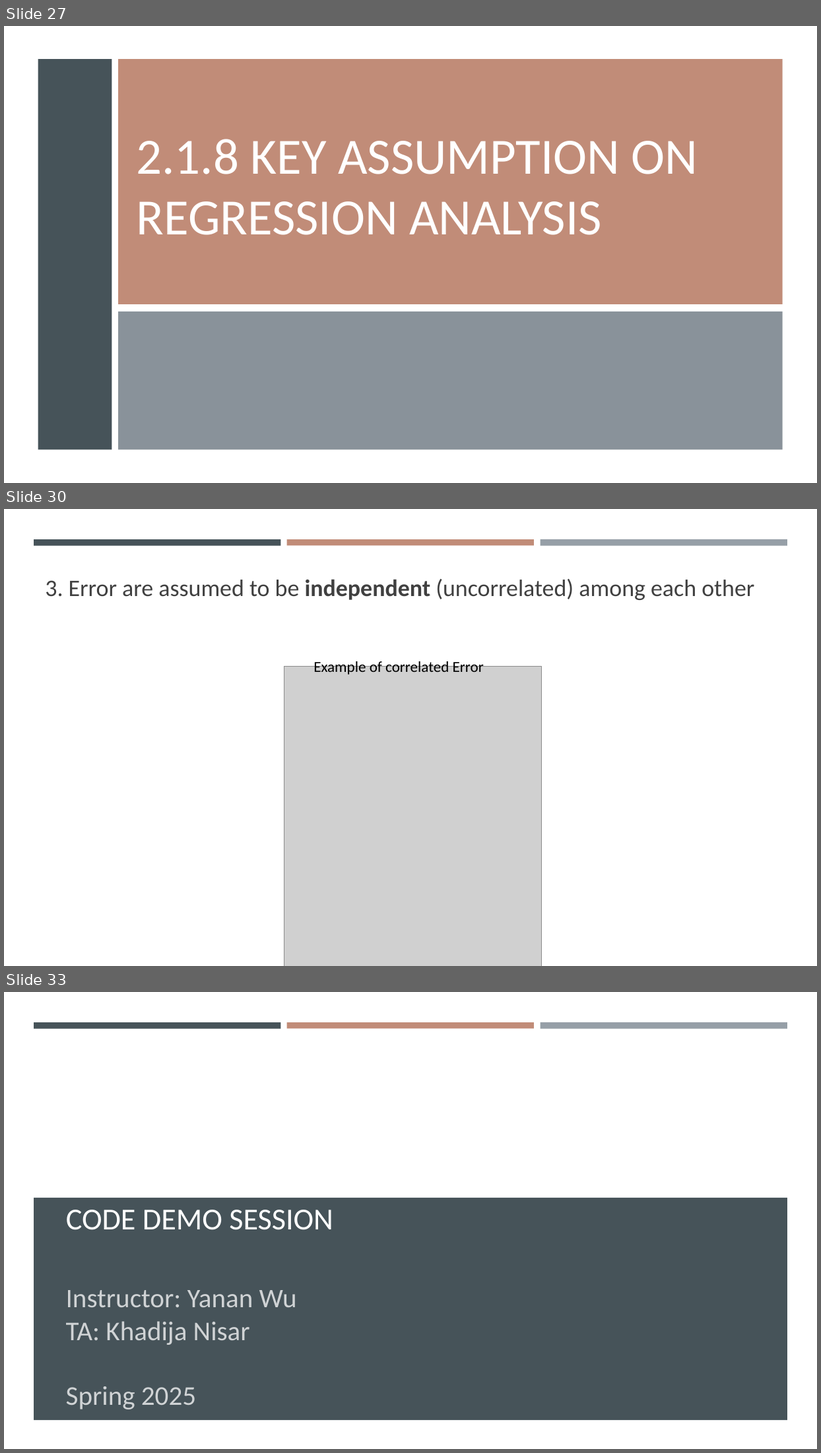
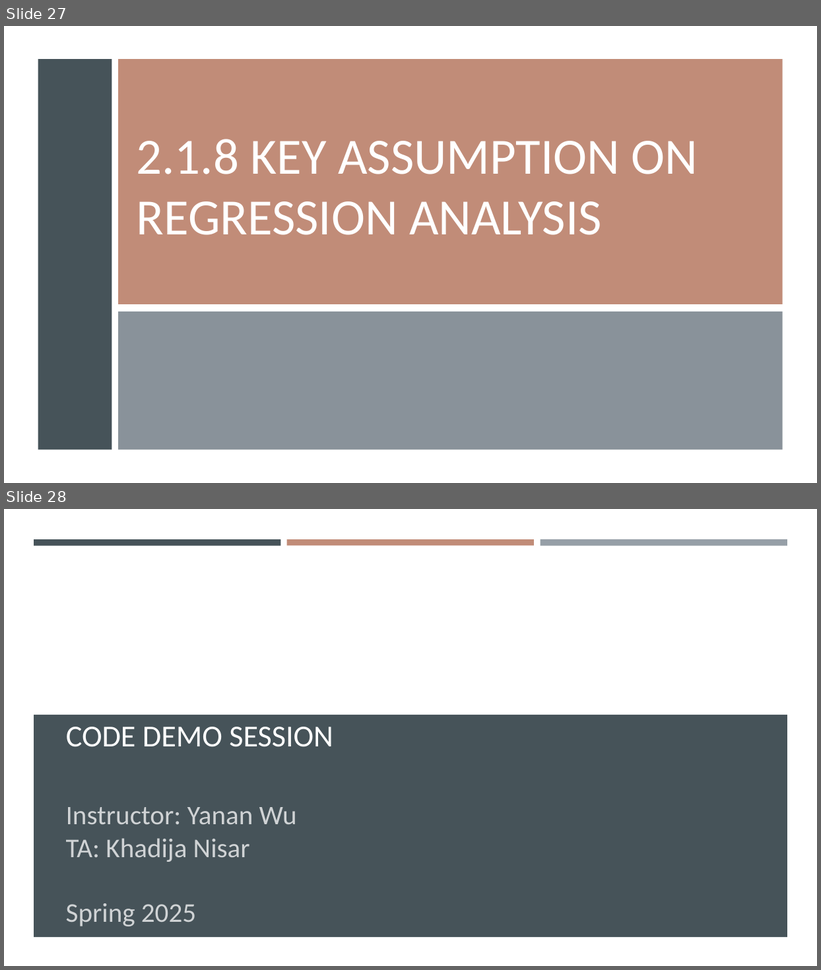
Before and after one commit to gisynw/geog-247, a slide deck: docs/Lectures/Week04/Week04_BivariateRegression_updated.pptx. Shown one above the other, each under a label of ours: slides 27, 30 and 33 before the commit, slides 27 and 28 after it; the slides between them are not shown. The pictures are 821x1453 and 821x970 pixels, drawn with LibreOffice and Linux fonts; fonts in the diff are those of the drawing; grey boxes stand for pictures; background and template pictures are left out. Boxes give left, top, right and bottom in pixels: in the first picture for what was removed or moved away, otherwise in the second. Text is boxed around its words. In the diff, an @@ line names an element or a change of style, - is before the commit and + after.

```diff
--- a/docs/Lectures/Week04/Week04_BivariateRegression_updated.pptx
+++ b/docs/Lectures/Week04/Week04_BivariateRegression_updated.pptx
@@ slide 30 removed at (x1=4, y1=509, x2=817, y2=966), background #FFFFFF; not listed: 3 template elements that a slide beside it also shows @@
@@ text removed at (x1=45, y1=579, x2=754, y2=600) @@
-3. Error are assumed to be independent (uncorrelated) among each other
@@ picture removed at (x1=284, y1=666, x2=541, y2=966) @@
@@ text removed at (x1=314, y1=659, x2=484, y2=675) @@
-Example of correlated Error
@@ what was slide 33 is now slide 28 @@
```
Also in this commit, not shown: 4 other slides removed, 4 other files.
